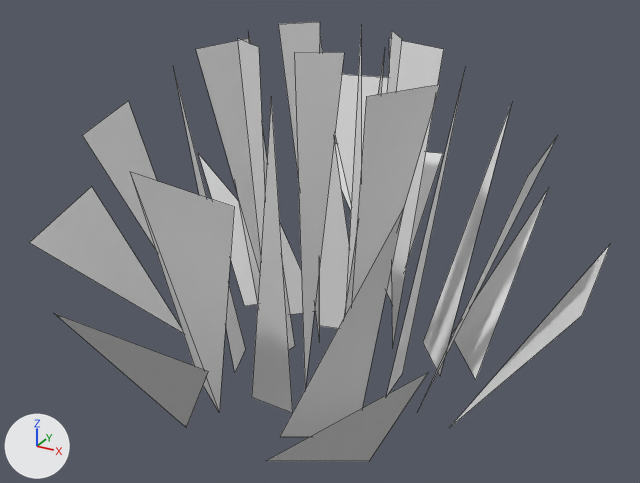
The OBJ model assets/meshes/Circle_332.obj, before and after one commit.
The view is the same before and after, from a 50 mm lens placed at (3.04, -5.52, 3.89), pointed at (0.04, -0.06, 1.16). Lighting does not change. The marker at lower left points along +X, +Y and +Z. The older version comes first. Mesh edges are drawn as thin lines. Where no turn or scale is listed for an object, it has been applied to the vertices. Vertices at exactly the same position are counted once.
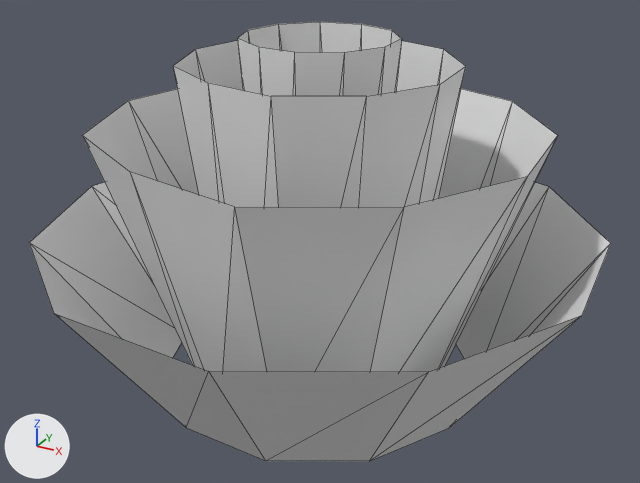
What differs and where, as boxes (x1, y1, x2, y2) in the pictures (640 x 483 px):
```json
{"object": "Circle_332", "change": "reshaped", "before": [29, 22, 610, 461], "after": [29, 22, 611, 461]}
{"part": 1, "of": "me_circle_332", "change": "built on", "before": [131, 35, 548, 461], "after": [30, 22, 611, 461]}
```

Scene script edits in JSON lines:
```json
{"block": "me_circle_332", "where": "# used by ob_circle_332; location = (0.0, 0.0, 0.0)"}
{"op": "remove", "block": "me_circle_332", "code": "me_circle_332.from_pydata(...)  # 86 vertices, 30 faces; spans x -2.15..2.12, y -2.12..2.15, z 0.0..2.71"}
{"op": "add", "block": "me_circle_332", "code": "me_circle_332.from_pydata(...)  # 88 vertices, 88 faces; spans x -2.15..2.12, y -2.12..2.15, z 0.0..2.71"}
{"block": "me_circle_332", "change": "me_circle_332 part 1"}
{"block": "me_circle_332", "change": "15 faces are deleted"}
{"block": "me_circle_332", "change": "2 vertices are added at (-0.34, -0.89, 2.52), (-0.14, -0.37, 0.01)"}
{"block": "me_circle_332", "change": "73 new faces join them"}
```
